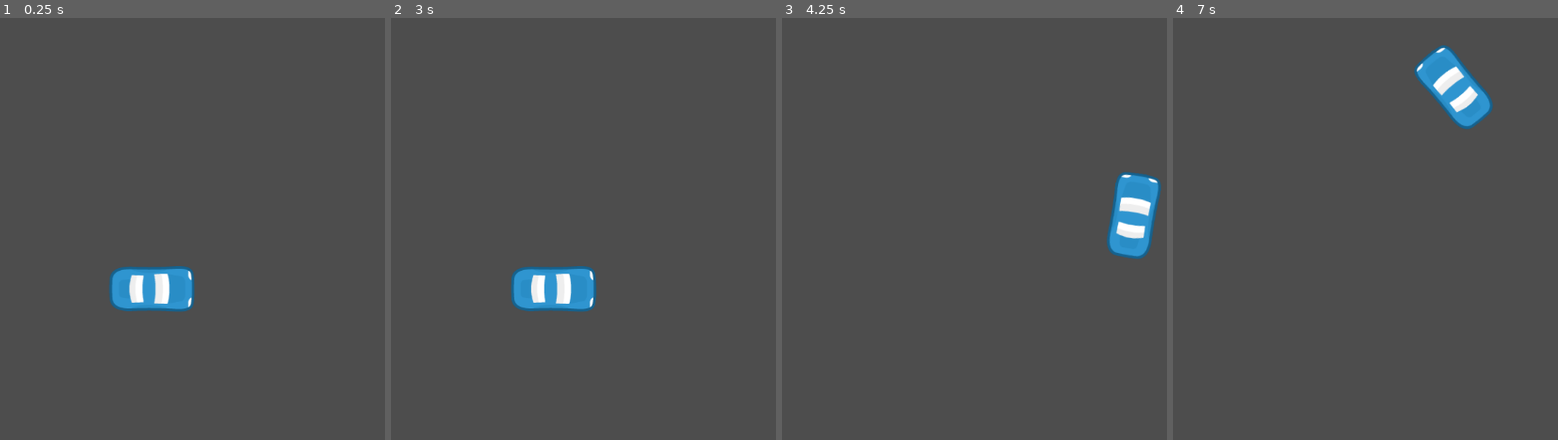
Above: before the commit, frames 1-4 (left to right).
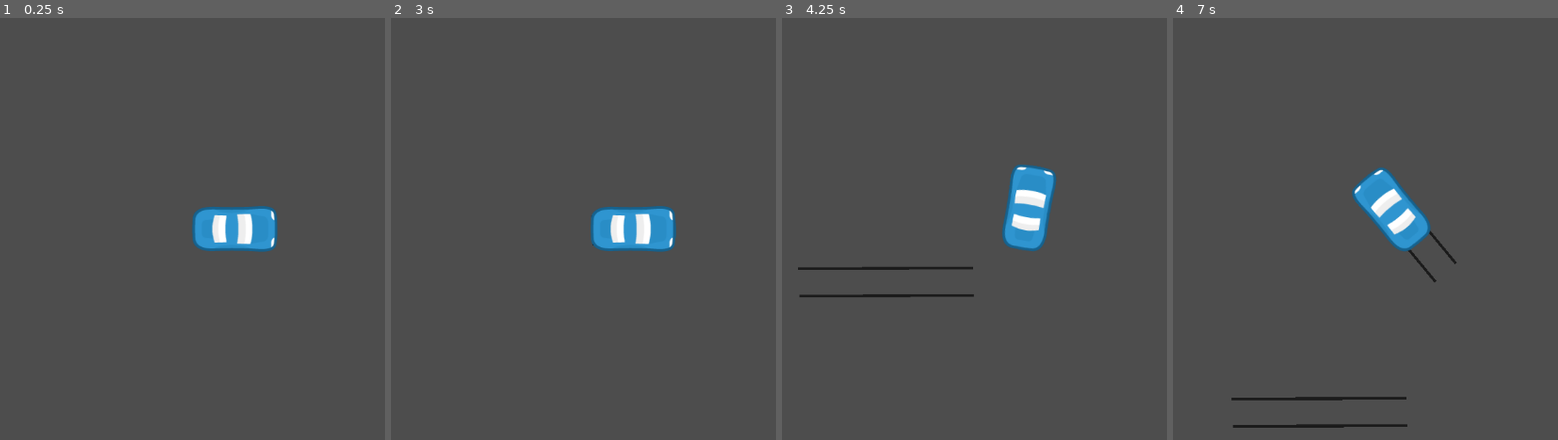
Above: after the commit, the same moments.

Repository: martinboue/ludum-dare-53
Game: Godot game, scene res://main.tscn
Same seed, same stepped clock (60 frames per second), same inputs: the game is played once before the commit and once after it.
Inputs:
- Up to frame 1 (0.25 s): no input
- Up to frame 2 (3 s): tap Enter at 0.5, 2 s; hold Right (steer_right) 0.53-1.28 s; tap Space at 1.25, 2.75 s; hold Left (steer_left) 1.28-2.03 s; hold Right (steer_right) 2.03-2.78 s; hold Up (accelerate) from 2.78 s (still down)
- Up to frame 3 (4.25 s): release Up (accelerate) at 3.53 s; hold Left (steer_left) from 3.53 s (still down)
- Up to frame 4 (7 s): release Left (steer_left) at 5.78 s; hold Right (steer_right) 5.78-6.53 s; hold Up (accelerate) from 6.53 s (still down)

The runs differ from the first frame. In frame 1, 4.5% of the frame differs, in the area x 28-73%, y 44-70%; in frame 2, 4.5%; in frame 3, 5.1%; in frame 4, 5.3%, in the area x 15-84%, y 6-98%.

Commit message:
feat: add drift lines 🏎️

Diff:
--- a/main.tscn
+++ b/main.tscn
@@ -6,3 +6,6 @@
 
 [node name="car" parent="." instance=ExtResource("1_5s0gf")]
 position = Vector2(449, 416)
+
+[node name="Camera2D" type="Camera2D" parent="car"]
+position_smoothing_enabled = true
--- a/project.godot
+++ b/project.godot
@@ -20,15 +20,18 @@
 steer_right={
 "deadzone": 0.5,
 "events": [Object(InputEventKey,"resource_local_to_scene":false,"resource_name":"","device":-1,"window_id":0,"alt_press …(182 unchanged characters)…
+, Object(InputEventKey,"resource_local_to_scene":false,"resource_name":"","device":-1,"window_id":0,"alt_pressed":false,"shift_pressed":false,"ctrl_pressed":false,"meta_pressed":false,"pressed":false,"keycode":0,"physical_keycode":68,"key_label":0,"unicode":100,"echo":false,"script":null)
 ]
 }
 steer_left={
 "deadzone": 0.5,
 "events": [Object(InputEventKey,"resource_local_to_scene":false,"resource_name":"","device":-1,"window_id":0,"alt_press …(182 unchanged characters)…
+, Object(InputEventKey,"resource_local_to_scene":false,"resource_name":"","device":-1,"window_id":0,"alt_pressed":false,"shift_pressed":false,"ctrl_pressed":false,"meta_pressed":false,"pressed":false,"keycode":0,"physical_keycode":65,"key_label":0,"unicode":113,"echo":false,"script":null)
 ]
 }
 accelerate={
 "deadzone": 0.5,
 "events": [Object(InputEventKey,"resource_local_to_scene":false,"resource_name":"","device":-1,"window_id":0,"alt_press …(182 unchanged characters)…
+, Object(InputEventKey,"resource_local_to_scene":false,"resource_name":"","device":-1,"window_id":0,"alt_pressed":false,"shift_pressed":false,"ctrl_pressed":false,"meta_pressed":false,"pressed":false,"keycode":0,"physical_keycode":87,"key_label":0,"unicode":122,"echo":false,"script":null)
 ]
 }
--- a/src/actors/car.gd
+++ b/src/actors/car.gd
@@ -9,6 +9,8 @@
 var drag = -0.001
 var acceleration = Vector2.ZERO
 var steer_direction
+
+@onready var drifter := $Sprite2D/Drifter
 
 func _physics_process(delta):
 	acceleration = Vector2.ZERO
@@ -23,7 +25,10 @@
 	steer_direction = turn * deg_to_rad(max_steering_angle)
 
 	if Input.is_action_pressed("accelerate"):
+		drifter.drift()
 		acceleration = transform.x * engine_power
+	else:
+		drifter.stop_drit()
 
 func apply_friction():
 	if velocity.length() < 5:
--- a/src/actors/car.tscn
+++ b/src/actors/car.tscn
@@ -1,7 +1,8 @@
-[gd_scene load_steps=4 format=3 uid="uid://d00jqnf2g7e2h"]
+[gd_scene load_steps=5 format=3 uid="uid://d00jqnf2g7e2h"]
 
 [ext_resource type="Script" path="res://src/actors/car.gd" id="1_tdlcy"]
 [ext_resource type="Texture2D" uid="uid://5s16qsmsypi6" path="res://src/actors/car.png" id="2_lrac0"]
+[ext_resource type="PackedScene" uid="uid://n2cgjcsoswvl" path="res://src/actors/drifter.tscn" id="3_vvm8i"]
 
 [sub_resource type="RectangleShape2D" id="RectangleShape2D_i7363"]
 size = Vector2(70, 131)
@@ -13,6 +14,8 @@
 rotation = 1.5708
 texture = ExtResource("2_lrac0")
 
+[node name="Drifter" parent="Sprite2D" instance=ExtResource("3_vvm8i")]
+
 [node name="CollisionShape2D" type="CollisionShape2D" parent="."]
 rotation = 1.5708
 shape = SubResource("RectangleShape2D_i7363")
--- /dev/null
+++ b/src/actors/drift_mark.gd
@@ -0,0 +1,18 @@
+extends Marker2D
+
+const Max = 200
+
+@onready var line = $Line
+
+func _process(delta):
+	var point_count = line.get_point_count()
+	if point_count > Max:
+		line.remove_point(0)
+
+func mark():
+	line.add_point(global_position)
+
+func end_mark():
+	var tween := create_tween()
+	tween.tween_property(line, "modulate:a", 0, 1).set_delay(5)
+	tween.tween_callback(queue_free)
--- /dev/null
+++ b/src/actors/drift_mark.tscn
@@ -0,0 +1,12 @@
+[gd_scene load_steps=2 format=3 uid="uid://do4dsj8afe508"]
+
+[ext_resource type="Script" path="res://src/actors/drift_mark.gd" id="1_ihldl"]
+
+[node name="DriftMarker" type="Marker2D"]
+script = ExtResource("1_ihldl")
+
+[node name="Line" type="Line2D" parent="."]
+top_level = true
+z_index = -1
+width = 4.0
+default_color = Color(0.105882, 0.105882, 0.105882, 1)
--- /dev/null
+++ b/src/actors/drifter.gd
@@ -0,0 +1,31 @@
+extends Node2D
+
+var drift_marker_scene = preload("res://src/actors/drift_mark.tscn")
+
+@onready var timer = $Timer
+
+func drift():
+	var current_drift_marks = get_tree().get_nodes_in_group("drift_marks")
+	if current_drift_marks.is_empty():
+		add_four_wheels_drift_marks()
+
+	get_tree().call_group("drift_marks", "mark")
+
+func stop_drit():
+	remove_four_wheels_drift_marks()
+
+
+func add_four_wheels_drift_marks():
+	for m in get_tree().get_nodes_in_group("wheel_markers"):
+		add_drift_marker(m)
+
+func add_drift_marker(marker: Marker2D):
+	var drift_marker = drift_marker_scene.instantiate()
+	drift_marker.position = marker.position
+	add_child(drift_marker)
+	drift_marker.add_to_group("drift_marks")
+
+func remove_four_wheels_drift_marks():
+	for m in get_tree().get_nodes_in_group("drift_marks"):
+		m.end_mark()
+		m.remove_from_group("drift_marks")
--- /dev/null
+++ b/src/actors/drifter.tscn
@@ -0,0 +1,18 @@
+[gd_scene load_steps=2 format=3 uid="uid://n2cgjcsoswvl"]
+
+[ext_resource type="Script" path="res://src/actors/drifter.gd" id="1_jed2a"]
+
+[node name="Drifter" type="Node2D"]
+script = ExtResource("1_jed2a")
+
+[node name="FrontRight" type="Marker2D" parent="." groups=["wheel_markers"]]
+position = Vector2(-20, -50)
+
+[node name="FrontLeft" type="Marker2D" parent="." groups=["wheel_markers"]]
+position = Vector2(22, -51)
+
+[node name="RearRight" type="Marker2D" parent="." groups=["wheel_markers"]]
+position = Vector2(23, 46)
+
+[node name="RearLeft" type="Marker2D" parent="." groups=["wheel_markers"]]
+position = Vector2(-19, 48)
